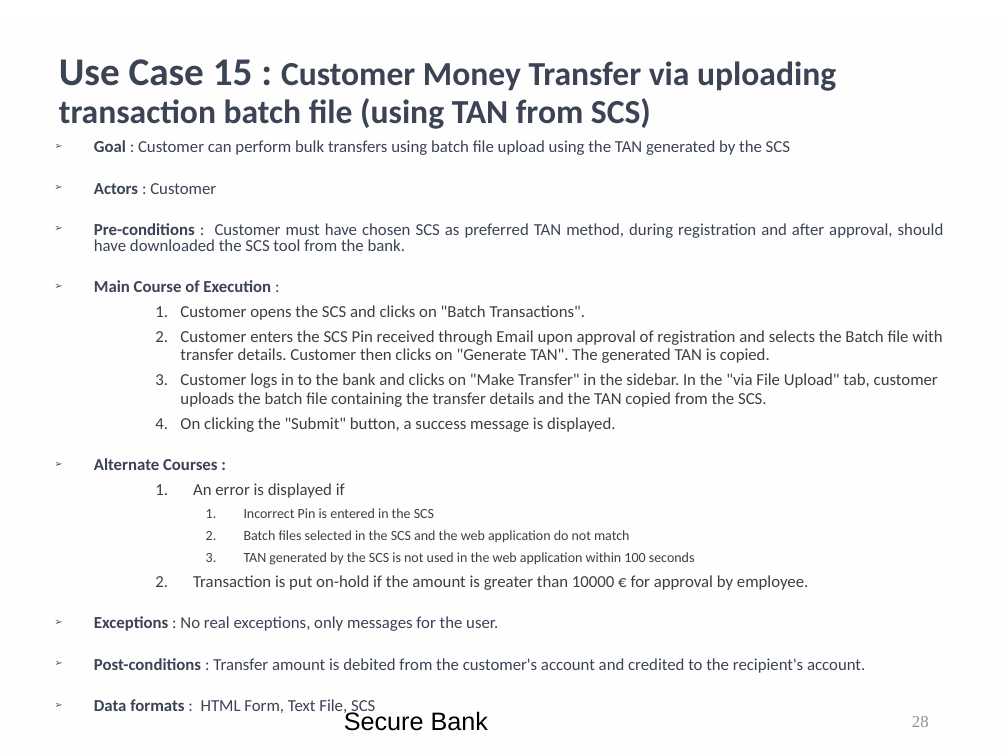
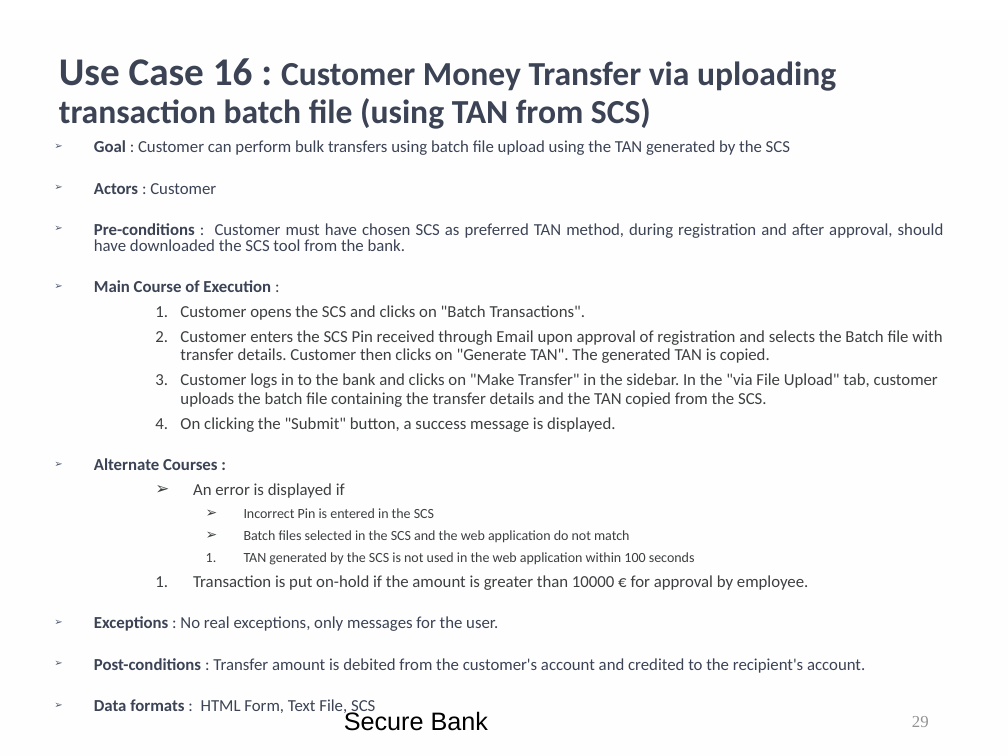
Before and after one commit to kwuerl/secure-coding-team-8, a slide deck: slide 29 of presentations/Phase3.ppt (slide 28 before the commit). Drawn at 1008x756 pixels with LibreOffice and Linux fonts; fonts in the diff are those of the drawing; background and template pictures are left out. Boxes give left, top, right and bottom in pixels: in the first picture for what was removed or moved away, otherwise in the second. Text is boxed around its words. In the diff, an @@ line names an element or a change of style, - is before the commit and + after.

```diff
--- a/presentations/Phase3.ppt
+++ b/presentations/Phase3.ppt
@@ title at (x1=59, y1=58, x2=836, y2=129): text changed @@
-Use Case 15 : Customer Money Transfer via uploading transaction batch file (using TAN from SCS)
+Use Case 16 : Customer Money Transfer via uploading transaction batch file (using TAN from SCS)
@@ text at (x1=193, y1=483, x2=629, y2=543): bullet 1. to ➢ @@
```
Also in this commit, not shown: 9 other slides changed, 8 slides added.
